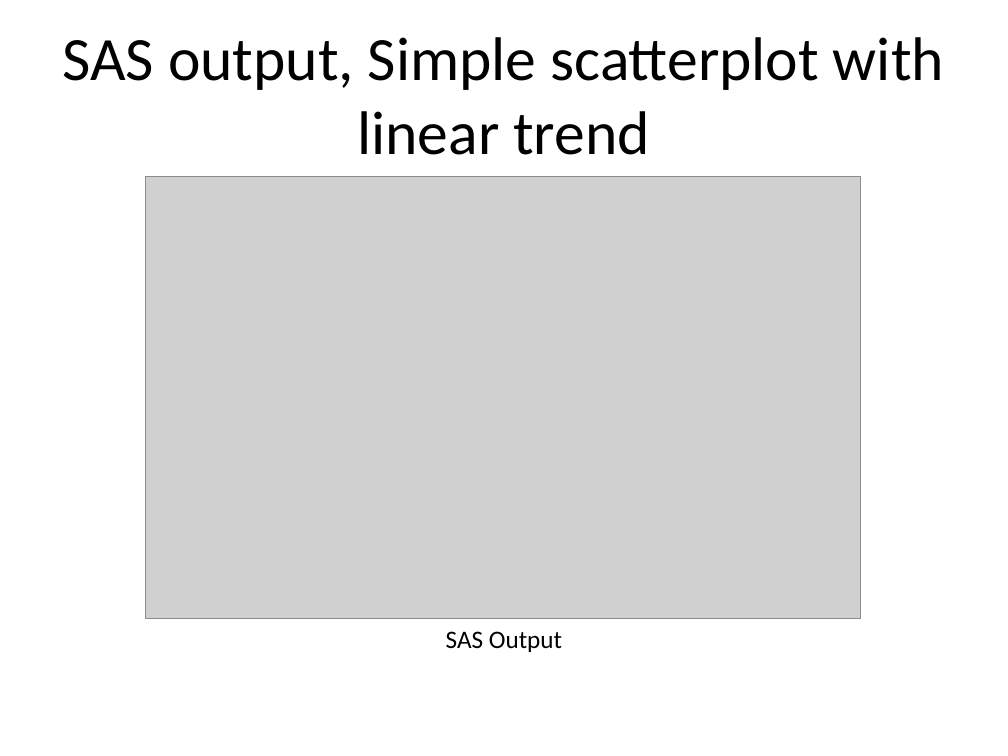
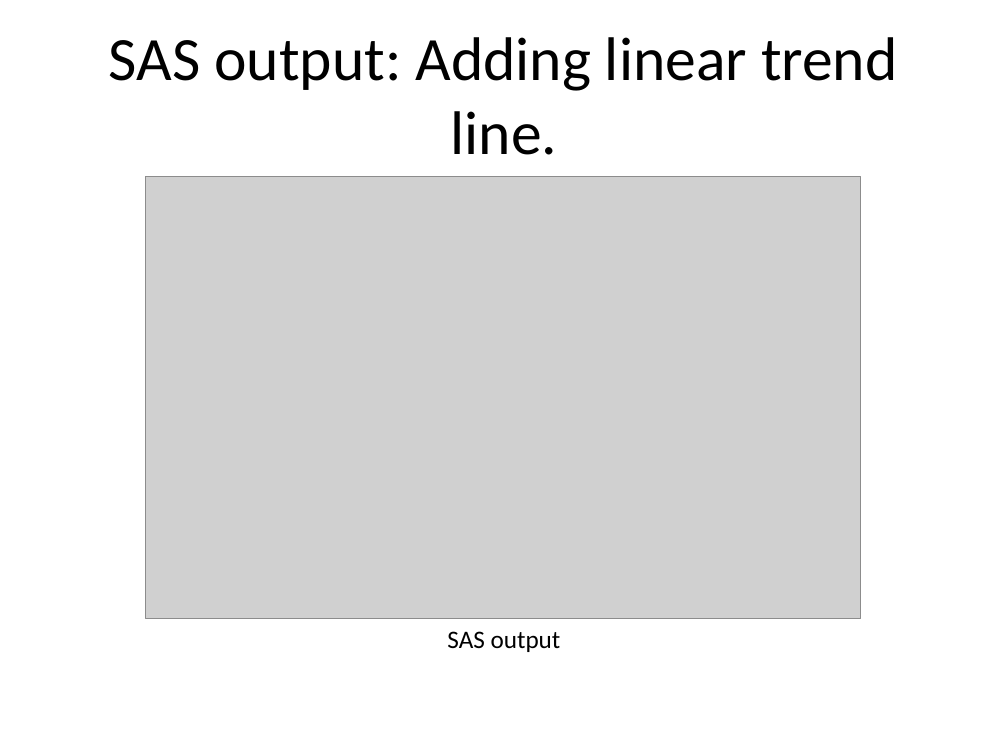
Before and after one commit to pmean/introduction-to-SAS, a slide deck: slide 56 of results/5507-02-simon-slides-and-speaker-notes.pptx (slide 54 before the commit). Drawn at 1008x756 pixels with LibreOffice and Linux fonts; fonts in the diff are those of the drawing; grey boxes stand for pictures. Boxes give left, top, right and bottom in pixels: in the first picture for what was removed or moved away, otherwise in the second. Text is boxed around its words. In the diff, an @@ line names an element or a change of style, - is before the commit and + after.

```diff
--- a/results/5507-02-simon-slides-and-speaker-notes.pptx
+++ b/results/5507-02-simon-slides-and-speaker-notes.pptx
@@ title at (109,37,898,155): text changed @@
-SAS output, Simple scatterplot with linear trend
+SAS output: Adding linear trend line.
@@ text at (447,631,561,652): text changed @@
-SAS Output
+SAS output
```
Also in this commit, not shown: 38 other slides changed, 3 slides added, 1 slide removed, 4 other files.
